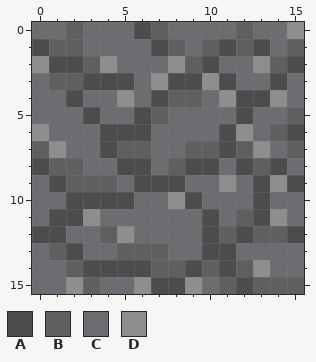
A pixel-art sprite gets an edit: Assets/Sprites/Map/Stone.png. That is the earlier state.
The file is 16x16 pixels.
Palette (. is transparent): A #4d4c4d  B #5f5f5f  C #6f6c71  D #8e8e8e
Pixels before, first column x 0:
 0 CCBCCCABCCCCBCCD
 1 ABBCCCCABCBABACB
 2 DAABDCCCDBACCDBA
 3 CBBAAACDAADACCAC
 4 CCACCDCABBCDAADC
 5 CCCACCABCCCCACCB
 6 DCCCAAACCCCADCBA
 7 BDCCABBCCBBABDCB
 8 ABBCCAACBAACABAC
 9 CABBBCAAACCDCADA
10 CCAAAACCDACCCACC
11 CAADCCCCCCACBADC
12 AACCBDCCCCABABBA
13 CBACCBBBCCAACCCC
14 CCBAAAABBABABDCC
15 CCDBCCDAADCBABBB
And afterwards:
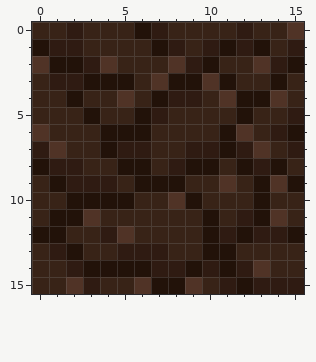
The edit:
{"colour":"A","old":"#4d4c4d","new":"#221209"}
{"colour":"B","old":"#5f5f5f","new":"#2f1b12"}
{"colour":"C","old":"#6f6c71","new":"#382317"}
{"colour":"D","old":"#8e8e8e","new":"#503326"}
